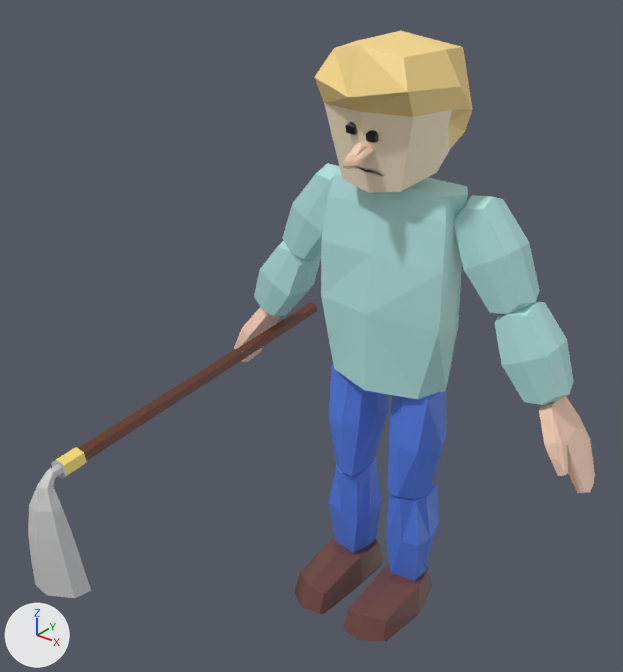
The Blender file psSPRINT-BROOM.blend as it was, and as the next commit left it.
Both versions are drawn from a camera (50 mm lens) standing at (6.13, -9.57, 9.95) and looking at (-0.19, -1.67, 5.06). The lights are fixed; the arrows at lower left show +X, +Y and +Z.
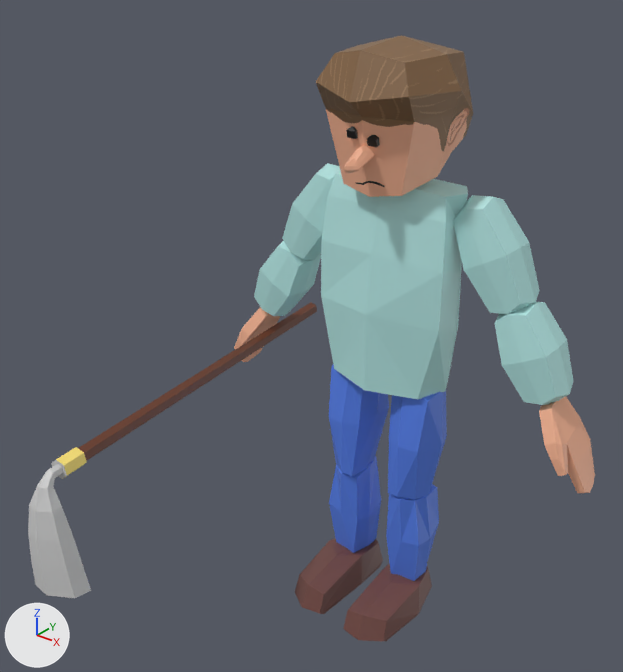
Location of each change, [x1, y1, x2, y2] in pixels of the pictures (623 x 672 px):
'head', recoloured, surface changed, moved (beige to brown)
    before: [314, 31, 473, 193]
    after: [316, 35, 473, 197]
'Cube.004', recoloured (beige to brown)
    both: [539, 397, 595, 493]
'Cube.011', recoloured
    both: [234, 307, 280, 362]
'Sphere.002', recoloured, moved
    before: [342, 141, 374, 169]
    after: [343, 145, 375, 173]
'Sphere.001', moved
    before: [366, 130, 379, 143]
    after: [367, 135, 380, 147]
'Sphere', moved
    before: [345, 122, 357, 135]
    after: [346, 126, 358, 139]

What changed in the scene script:
```text
Add img_devon_png_001:
    img_devon_png_001 = load_image('devon.png.001', 'devon.png', 504, 480, 'Non-Color')
Add img_devon_png:
    img_devon_png = load_image('devon.png', 'devon.png', 504, 480, 'sRGB')
Change mat_material_001:
    mat_material_001.base_color: (1.0, 0.68, 0.515) -> (0.93, 0.462, 0.296)  # beige #ffd7be -> beige #f7b594
Add mat_material_007:
    mat_material_007 = bpy.data.materials.new('Material.007')
    # uses the picture img_devon_png
    # uses the picture img_devon_png_001
Change me_cube_001:
    where me_cube_001.from_pydata(...)  # 36 vertices, 34 faces; spans x -0.89..0.89, y -1.06..0.93, z -1.05..0.86
    used by ob_head; location = (0.0, -0.16, 7.84)
    remove me_cube_001.materials.append(mat_material_002)  # picture img_cube_008_base_color
    me_cube_001 part 1: texture (UV) coordinates of 34 of 34 faces, centred in x -0.78..0.78, y -0.89..0.76, z -0.94..0.75, changed; they spanned u 0.01..0.97, v 0.03..0.99 and now span u 0.16..1.04, v 0.16..1.09
    add me_cube_001.materials.append(mat_material_007)
Change ob_head:
    ob_head.location: (0.0, -0.16, 7.84) -> (0.0, -0.14, 7.79)
```
